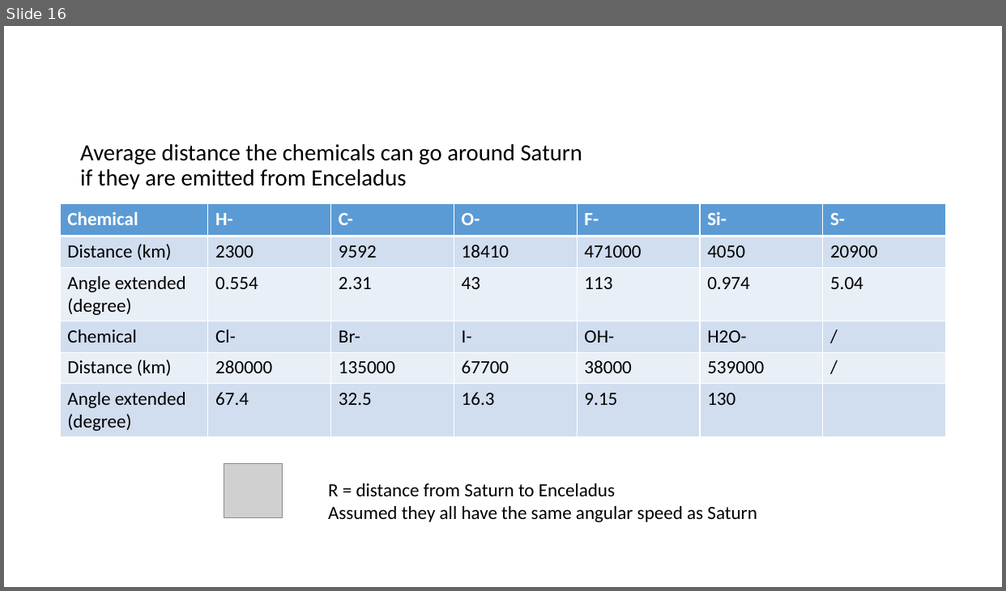
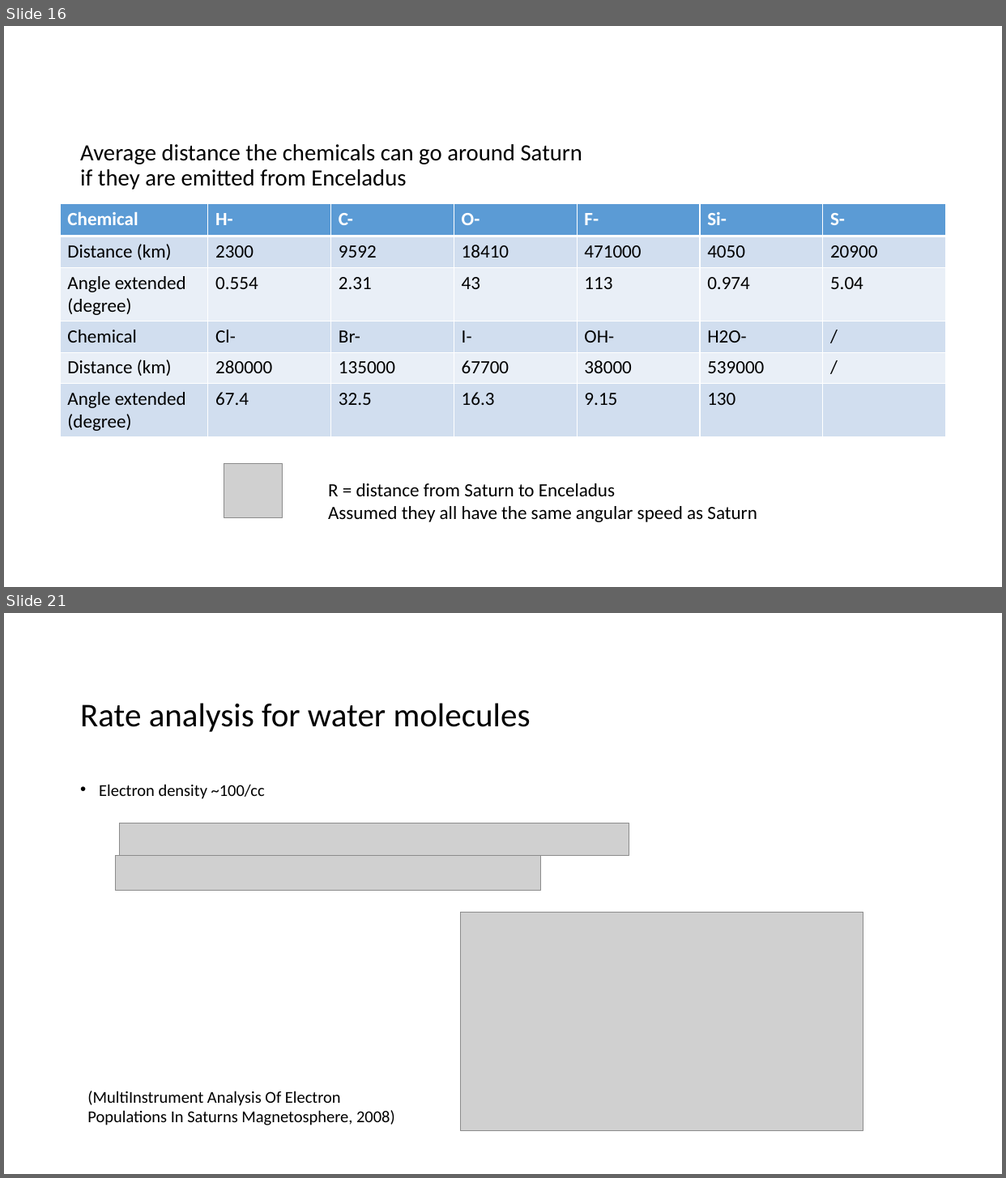
Before and after one commit to CubeOvO/Saturn, a slide deck: week4/Photodetachment Rate at Saturn - Draft.pptx. Shown one above the other, each under a label of ours: slide 16 before the commit, slides 16 and 21 after it; the slides between them are not shown. The pictures are 1006x591 and 1006x1178 pixels, drawn with LibreOffice and Linux fonts; fonts in the diff are those of the drawing; grey boxes stand for pictures. Boxes give left, top, right and bottom in pixels: in the first picture for what was removed or moved away, otherwise in the second. Text is boxed around its words. In the diff, an @@ line names an element or a change of style, - is before the commit and + after.

```diff
--- a/week4/Photodetachment Rate at Saturn - Draft.pptx
+++ b/week4/Photodetachment Rate at Saturn - Draft.pptx
@@ slide 21 added at <box>4,613,1002,1174</box>, background #FFFFFF @@
@@ title added at <box>80,703,530,732</box>, 32 pt, text #000000 @@
+Rate analysis for water molecules
@@ text added at <box>99,784,265,799</box>, 16 pt, text #000000 @@
+• Electron density ~100/cc
@@ picture added at <box>120,824,629,855</box> @@
@@ picture added at <box>116,855,541,891</box> @@
@@ picture added at <box>461,913,863,1131</box> @@
@@ text added at <box>87,1091,395,1126</box>, 16 pt, text #000000 @@
+(MultiInstrument Analysis Of Electron Populations In Saturns Magnetosphere, 2008)
```
Also in this commit, not shown: 4 other slides added.
